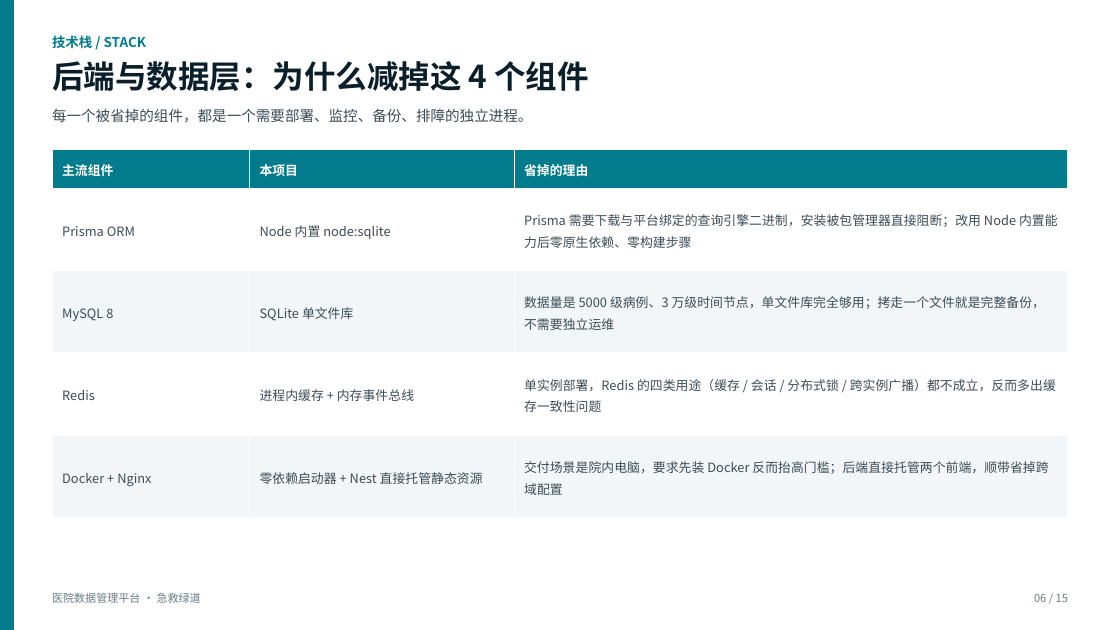
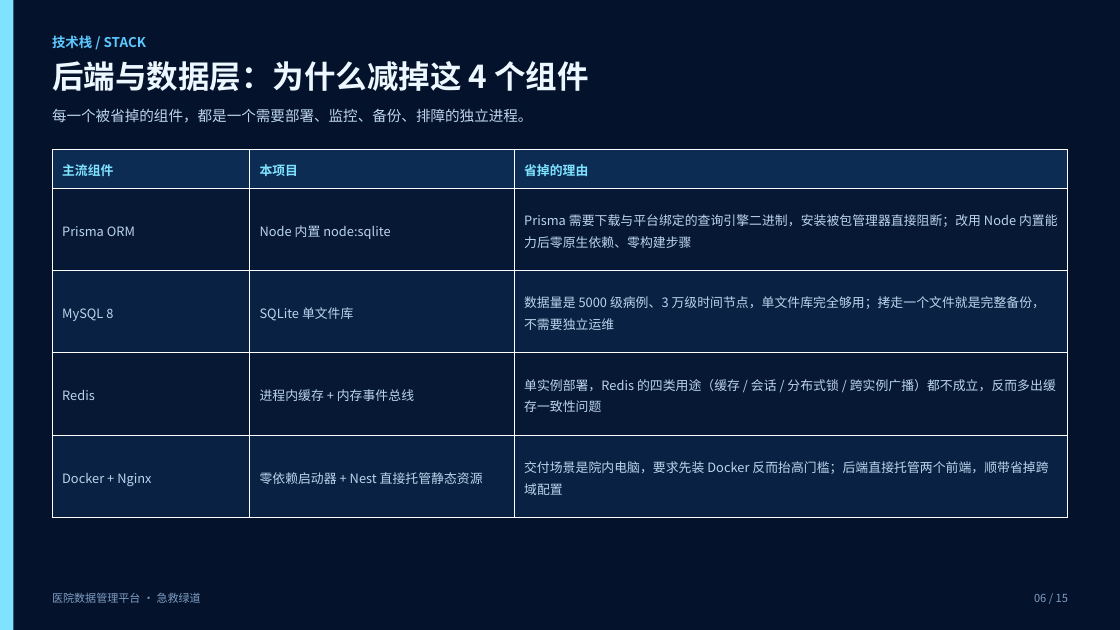
Before and after one commit to popostar11/hospital-data-platform, a slide deck: slide 6 of docs/ppt/医院数据管理平台-项目汇报.pptx. Drawn at 1120x630 pixels with LibreOffice and Linux fonts; fonts in the diff are those of the drawing. Boxes give left, top, right and bottom in pixels: in the first picture for what was removed or moved away, otherwise in the second. Text is boxed around its words. In the diff, an @@ line names an element or a change of style, - is before the commit and + after.

Commit message:
style(ppt): 两份演示稿改用大屏同色系（深色）
配色不再借用参考稿的青绿，改为直接取大屏自身的样式令牌：
  --c-bg-deep #02091A / --c-bg #04122B / 面板叠底 #08224A
  --c-line 柔和化 #1A4272 / --c-cyan #7FE3FF / --c-value #7FFFE0
  --c-text #DCEFFF / --c-text-dim #8FB4DC

改动范围：
- 两份脚本都改为令牌化配色，并支持 --light 切回浅色（便于打印）
- 内容页显式铺一层底色（深色主题必需），卡片加描边、表格换深色表头
- 深色底让大屏与后台截图与版面融为一体，比浅色底更贴合产品

顺带修掉两处构建脚本缺陷：
- band() 的两处调用误把「段落字典」当「run 列表」传入（KeyError: 't'）
- build-ppt.py 缺 import sys，且全局字符串替换误伤了调色板定义本身
  （出现 LABEL_ON_DARK = LABEL_ON_DARK 之类自引用）

验收：两份均为 16:9、0 个形状越界、check_office 结构与内容断言通过、渲染无缺字。

```diff
--- a/docs/ppt/医院数据管理平台-项目汇报.pptx
+++ b/docs/ppt/医院数据管理平台-项目汇报.pptx
@@ rectangle at (0, 0, 13, 630): fill #027C8C to #7FE3FF; outline #027C8C 0.75 pt to none @@
@@ rectangle added at (0, 0, 1120, 630), fill #04122B @@
@@ text "技术栈 / STACK" at (52, 35, 146, 48): text colour #027C8C to #5CC8FF @@
@@ text "后端与数据层：为什么减掉这 4 个组件" at (52, 61, 589, 91): text colour #0B1F2A to #ECF7FF @@
@@ text "每一个被省掉的组件，都是一个需要部署、监控、备份、排障的独立进程。" at (52, 108, 532, 123): text colour #3D4C55 to #BBD4EC @@
@@ table at (52, 150, 1068, 518) @@
@@ fill #027C8C to #0C2C54 in row 1 @@
@@ fill #FFFFFF to #061834 in 6 cells @@
@@ fill #F2F6F8 to #092244 in 6 cells @@
@@ text colour #FFFFFF to #7FE3FF in "主流组件", "本项目", "省掉的理由" @@
@@ text colour #3D4C55 to #BBD4EC @@
@@ text "医院数据管理平台 · 急救绿道" at (52, 593, 201, 603): text colour #6B7C85 to #7E9EC4 @@
@@ text "06 / 15" at (1034, 594, 1068, 602): text colour #6B7C85 to #7E9EC4 @@
```
Also in this commit, not shown: 14 other slides changed, 3 other files.
